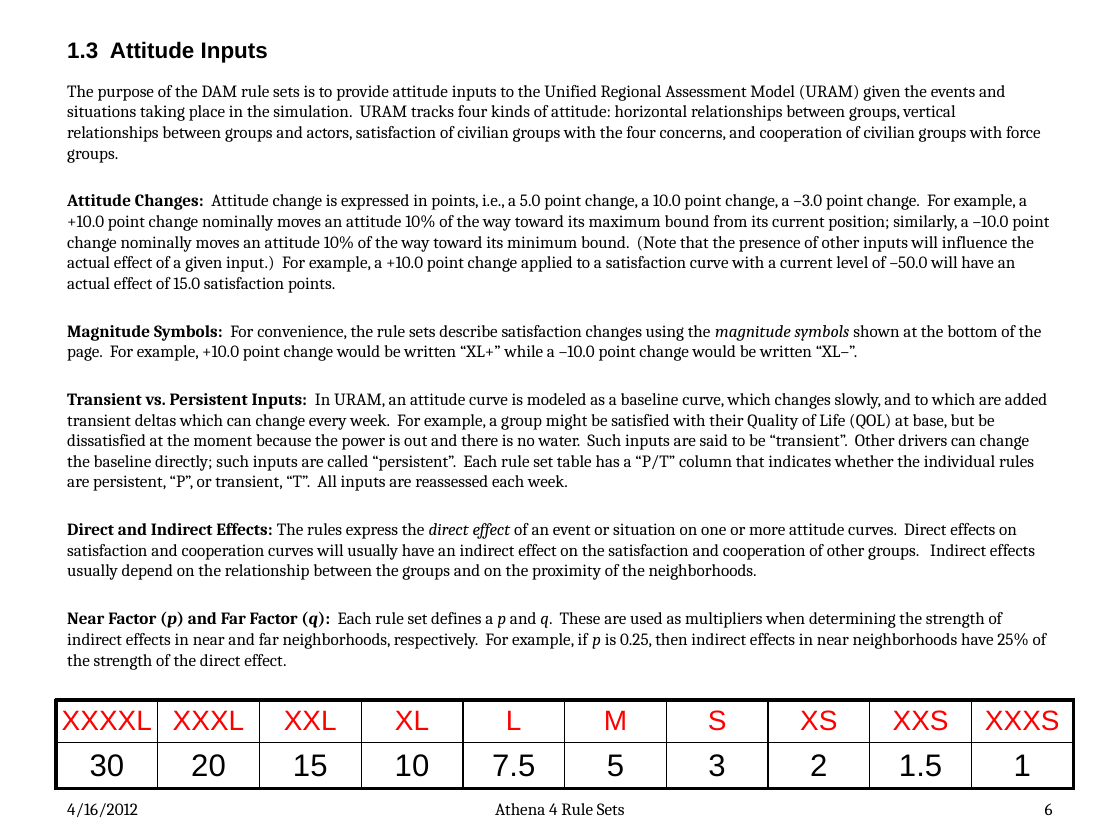
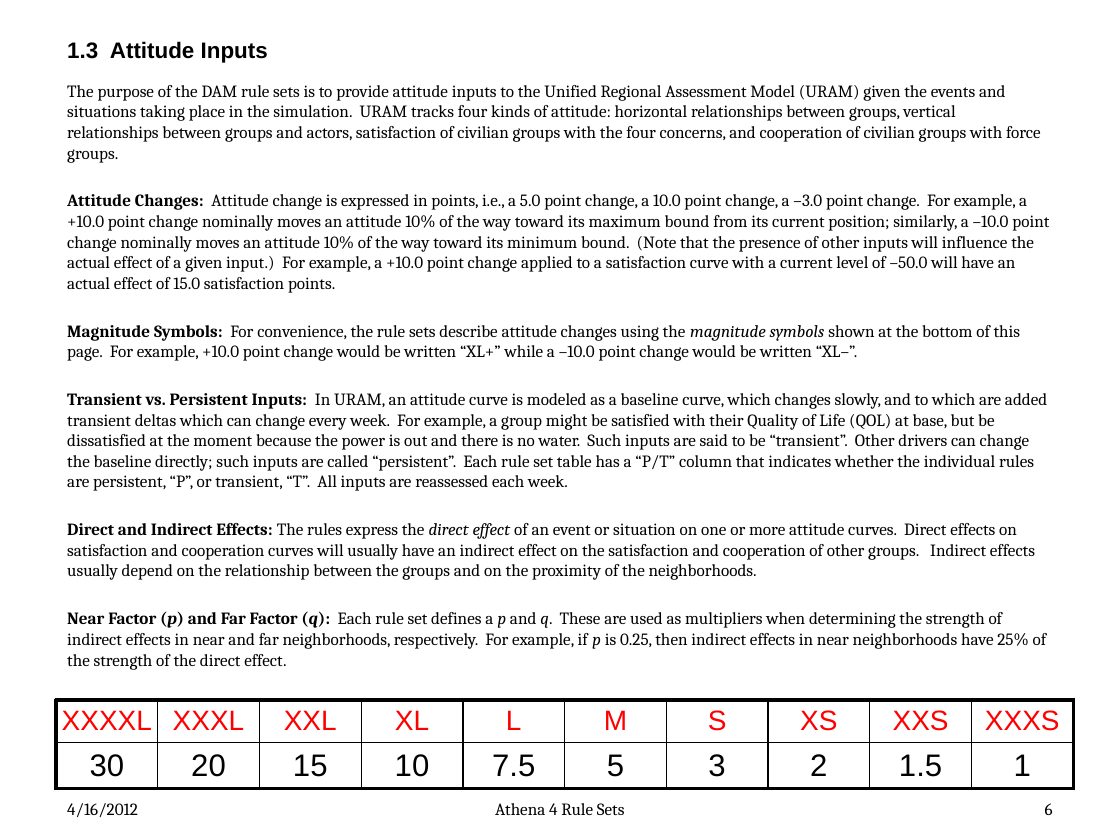
Before and after one commit to AthenaModel/athena-legacy, a slide deck: slide 6 of docs/dev/rules.pptx. Drawn at 1120x840 pixels with LibreOffice and Linux fonts; fonts in the diff are those of the drawing. Boxes give left, top, right and bottom in pixels: in the first picture for what was removed or moved away, otherwise in the second. Text is boxed around its words. In the diff, an @@ line names an element or a change of style, - is before the commit and + after.

```diff
--- a/docs/dev/rules.pptx
+++ b/docs/dev/rules.pptx
@@ text at (67, 325, 1021, 361): text changed @@
-Magnitude Symbols: For convenience, the rule sets describe satisfaction changes using the magnitude symbols shown at the bottom of the page. For example, +10.0 point change would be written “XL+” while a –10.0 point change would be written “XL–”.
+Magnitude Symbols: For convenience, the rule sets describe attitude changes using the magnitude symbols shown at the bottom of this page. For example, +10.0 point change would be written “XL+” while a –10.0 point change would be written “XL–”.
```
Also in this commit, not shown: 73 other slides changed.
